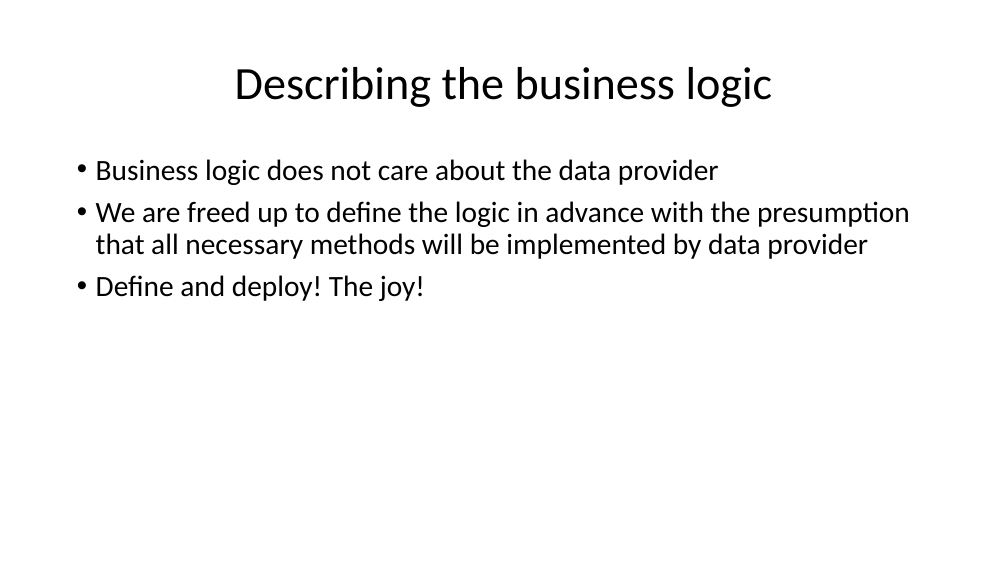
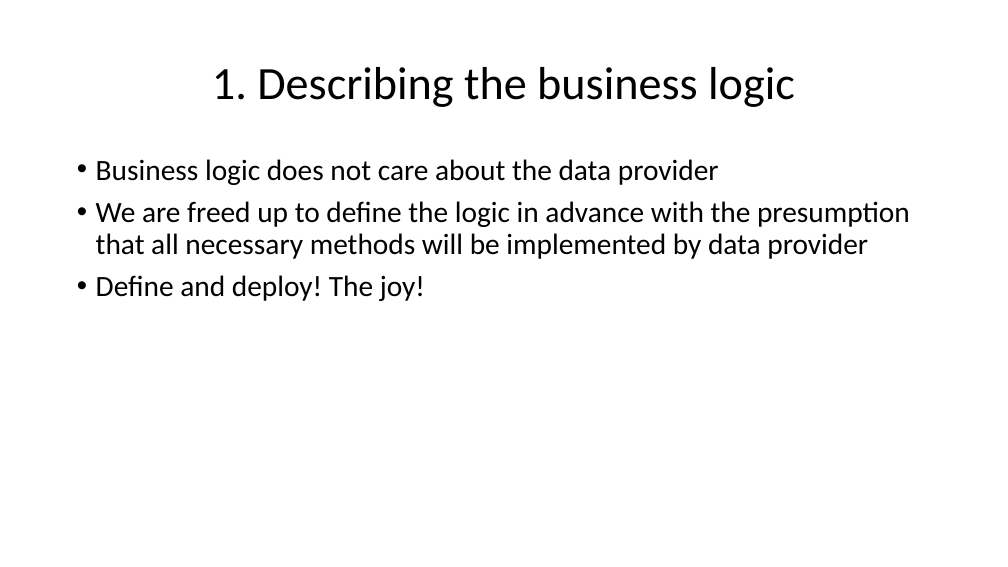
Before and after one commit to aliq-lang/aliq-dotnet, a slide deck: slide 4 of aliq.pptx. Drawn at 1008x567 pixels with LibreOffice and Linux fonts; fonts in the diff are those of the drawing. Boxes give left, top, right and bottom in pixels: in the first picture for what was removed or moved away, otherwise in the second. Text is boxed around its words. In the diff, an @@ line names an element or a change of style, - is before the commit and + after.

```diff
--- a/aliq.pptx
+++ b/aliq.pptx
@@ title at [212, 67, 795, 107]: text changed @@
-Describing the business logic
+1. Describing the business logic
```
Also in this commit, not shown: 8 other slides changed, 20 other files.
